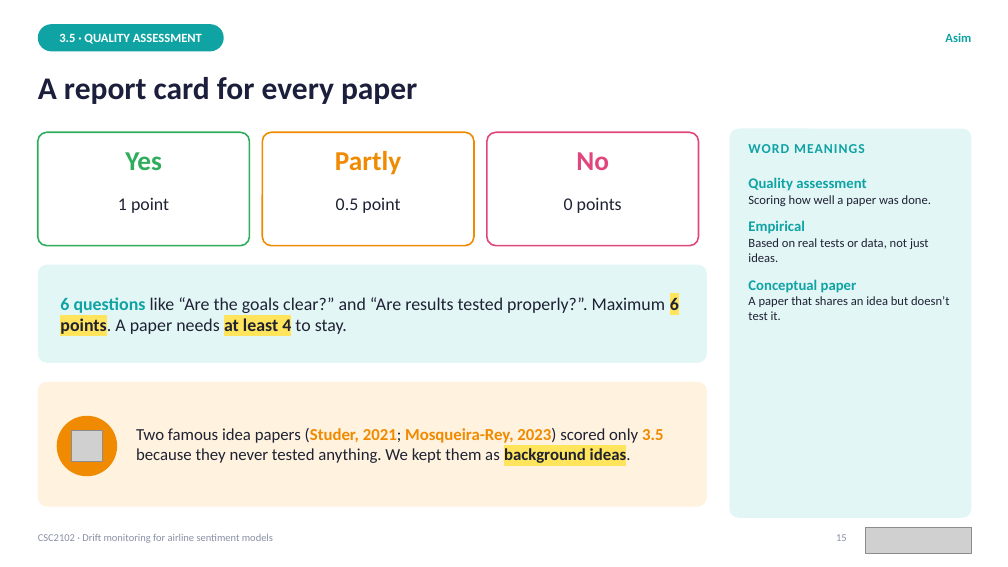
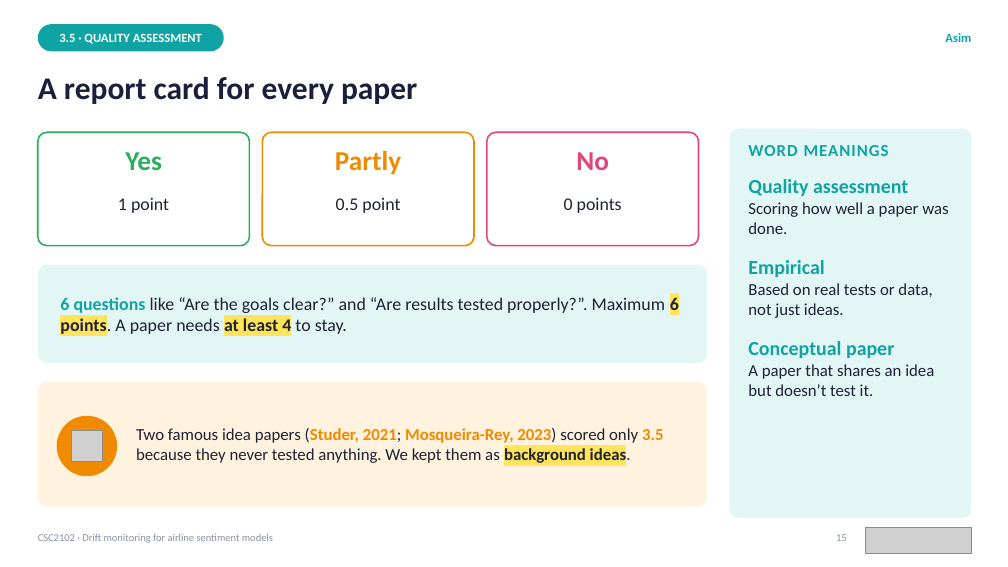
Before and after one commit to asimindxb2004-boop/csc2102-dcdm-slr, a slide deck: slide 15 of 2_Presentation/CSC2102_SLR_Presentation.pptx. Drawn at 1008x567 pixels with LibreOffice and Linux fonts; fonts in the diff are those of the drawing; grey boxes stand for pictures. Boxes give left, top, right and bottom in pixels: in the first picture for what was removed or moved away, otherwise in the second. Text is boxed around its words. In the diff, an @@ line names an element or a change of style, - is before the commit and + after.

```diff
--- a/2_Presentation/CSC2102_SLR_Presentation.pptx
+++ b/2_Presentation/CSC2102_SLR_Presentation.pptx
@@ text "WORD MEANINGS" at [748, 145, 889, 156]: size 13 to 16 pt @@
@@ text "Quality assessment" at [748, 179, 948, 396]: size 14 to 19 pt in "Quality assessment", "Empirical", "Conceptual paper"; size 12 to 16 pt in "Scoring how well a paper was done.", "Based on real tests or data, not ...", "A paper that shares an idea but ..."; more space between paragraphs @@
```
Also in this commit, not shown: 26 other slides changed.
